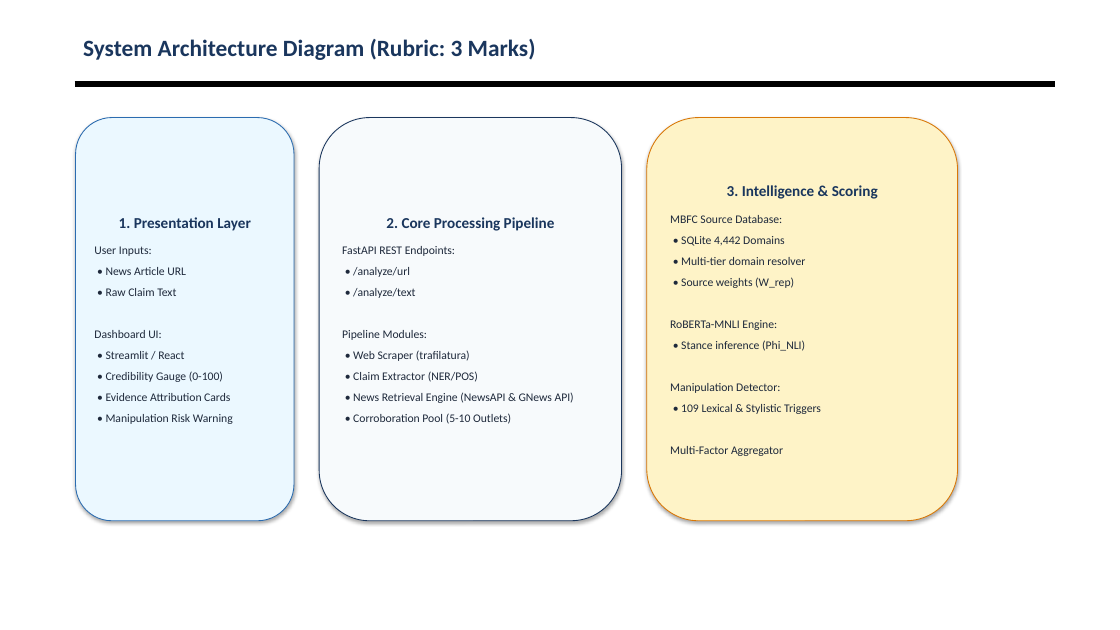
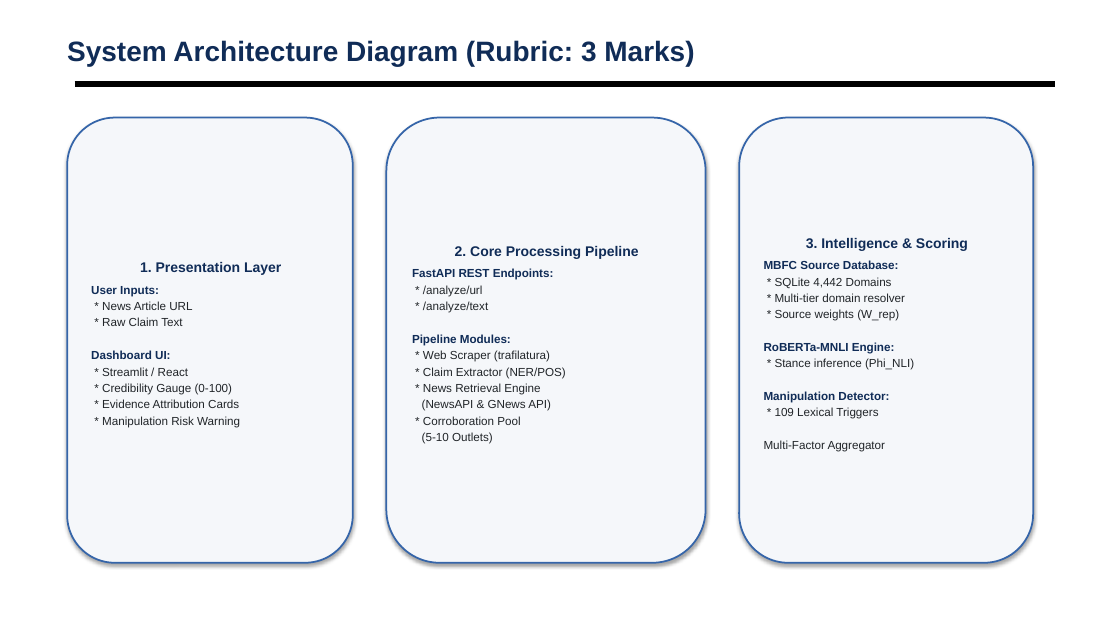
Before and after one commit to shubhamsapr5-eng/truth-lens, a slide deck: slide 11 of docs/AI_News_Credibility_Scorer_Review2.pptx. Drawn at 1120x630 pixels with LibreOffice and Linux fonts; fonts in the diff are those of the drawing; background and template pictures are left out. Boxes give left, top, right and bottom in pixels: in the first picture for what was removed or moved away, otherwise in the second. Text is boxed around its words. In the diff, an @@ line names an element or a change of style, - is before the commit and + after.

```diff
--- a/docs/AI_News_Credibility_Scorer_Review2.pptx
+++ b/docs/AI_News_Credibility_Scorer_Review2.pptx
@@ text "System Architecture Diagram (Rubric: 3 ...": place and size @@
-text "System Architecture Diagram (Rubric: 3 ..." at [83, 39, 536, 60]
+text "System Architecture Diagram (Rubric: 3 ..." at [67, 40, 694, 66]
@@ text "System Architecture Diagram (Rubric: 3 ..." at [67, 40, 694, 66]: size 20 to 24 pt, font Calibri to Arial, text colour #1A365D to #102C57; vertical alignment middle to top @@
@@ rounded rectangle "1. Presentation Layer": place and size @@
-rounded rectangle "1. Presentation Layer" at [76, 118, 294, 521]
+rounded rectangle "1. Presentation Layer" at [67, 118, 353, 563]
@@ rounded rectangle "1. Presentation Layer" at [67, 118, 353, 563]: fill #EBF8FF to #F5F7FA; outline #2B6CB0 0.75 pt to #3565A9 1.5 pt @@
@@ rounded rectangle "2. Core Processing Pipeline": place and size @@
-rounded rectangle "2. Core Processing Pipeline" at [319, 118, 622, 521]
+rounded rectangle "2. Core Processing Pipeline" at [386, 118, 706, 563]
@@ rounded rectangle "2. Core Processing Pipeline" at [386, 118, 706, 563]: fill #F7FAFC to #F5F7FA; outline #1A365D 0.75 pt to #3565A9 1.5 pt @@
@@ rounded rectangle "3. Intelligence & Scoring": place and size @@
-rounded rectangle "3. Intelligence & Scoring" at [647, 118, 958, 521]
+rounded rectangle "3. Intelligence & Scoring" at [739, 118, 1033, 563]
@@ rounded rectangle "3. Intelligence & Scoring" at [739, 118, 1033, 563]: fill #FEF3C7 to #F5F7FA; outline #D97706 0.75 pt to #3565A9 1.5 pt @@
@@ text in rounded rectangle at [764, 238, 968, 452]: size 13 to 12 pt, text colour #1A365D to #102C57 in "3. Intelligence & Scoring"; font Calibri to Arial in "3. Intelligence & Scoring", "MBFC Source Database:", "RoBERTa-MNLI Engine:", "Manipulation Detector:" and 1 more places; text colour #1E293B to #102C57, bold on in "MBFC Source Database:", "RoBERTa-MNLI Engine:", "Manipulation Detector:"; text colour #1E293B to #212529 in "Multi-Factor Aggregator"; less space between paragraphs @@
@@ text in rounded rectangle at [91, 262, 281, 359]: size 13 to 12 pt, text colour #1A365D to #102C57 in "1. Presentation Layer"; font Calibri to Arial in "1. Presentation Layer", "User Inputs:", "Dashboard UI:"; text colour #1E293B to #102C57, bold on in "User Inputs:", "Dashboard UI:"; less space between paragraphs @@
@@ text in rounded rectangle at [412, 246, 639, 346]: size 13 to 12 pt, text colour #1A365D to #102C57 in "2. Core Processing Pipeline"; font Calibri to Arial in "2. Core Processing Pipeline", "FastAPI REST Endpoints:", "Pipeline Modules:"; text colour #1E293B to #102C57, bold on in "FastAPI REST Endpoints:", "Pipeline Modules:"; less space between paragraphs @@
@@ text in rounded rectangle at [423, 285, 488, 313]: text changed; font Calibri to Arial; text colour #1E293B to #212529 @@
-• /analyze/url
-• /analyze/text
+* /analyze/url
+* /analyze/text
@@ text in rounded rectangle at [775, 277, 905, 321]: text changed; font Calibri to Arial; text colour #1E293B to #212529 @@
-• SQLite 4,442 Domains
-• Multi-tier domain resolver
-• Source weights (W_rep)
+* SQLite 4,442 Domains
+* Multi-tier domain resolver
+* Source weights (W_rep)
@@ text in rounded rectangle at [102, 301, 192, 326]: text changed; font Calibri to Arial; text colour #1E293B to #212529 @@
-• News Article URL
-• Raw Claim Text
+* News Article URL
+* Raw Claim Text
@@ text in rounded rectangle at [422, 350, 566, 444]: text changed; font Calibri to Arial; text colour #1E293B to #212529 @@
-• Web Scraper (trafilatura)
-• Claim Extractor (NER/POS)
-• News Retrieval Engine (NewsAPI & GNews API)
-• Corroboration Pool (5-10 Outlets)
+* Web Scraper (trafilatura)
+* Claim Extractor (NER/POS)
+* News Retrieval Engine
+(NewsAPI & GNews API)
+* Corroboration Pool
+(5-10 Outlets)
@@ text in rounded rectangle at [775, 358, 914, 370]: text changed; font Calibri to Arial; text colour #1E293B to #212529 @@
-• Stance inference (Phi_NLI)
+* Stance inference (Phi_NLI)
@@ text in rounded rectangle at [102, 367, 240, 428]: text changed; font Calibri to Arial; text colour #1E293B to #212529 @@
-• Streamlit / React
-• Credibility Gauge (0-100)
-• Evidence Attribution Cards
-• Manipulation Risk Warning
+* Streamlit / React
+* Credibility Gauge (0-100)
+* Evidence Attribution Cards
+* Manipulation Risk Warning
@@ text in rounded rectangle at [775, 407, 878, 419]: text changed; font Calibri to Arial; text colour #1E293B to #212529 @@
-• 109 Lexical & Stylistic Triggers
+* 109 Lexical Triggers
```
Also in this commit, not shown: 13 other slides changed, 1 other file.
